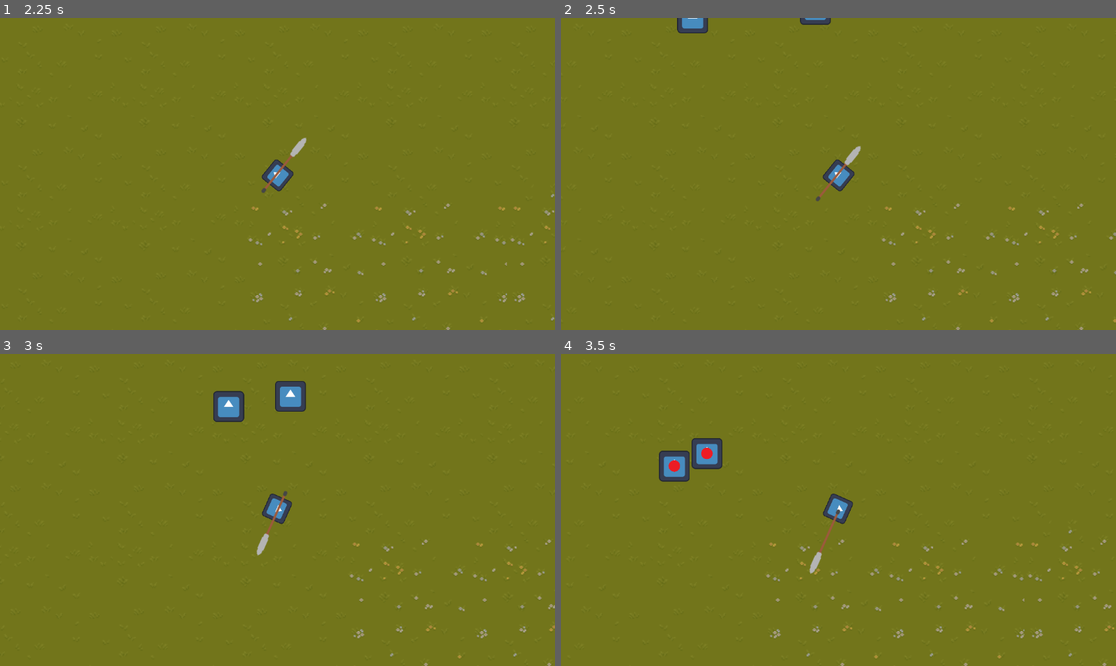
Above: before the commit, frames 1-4 (two rows, left to right).
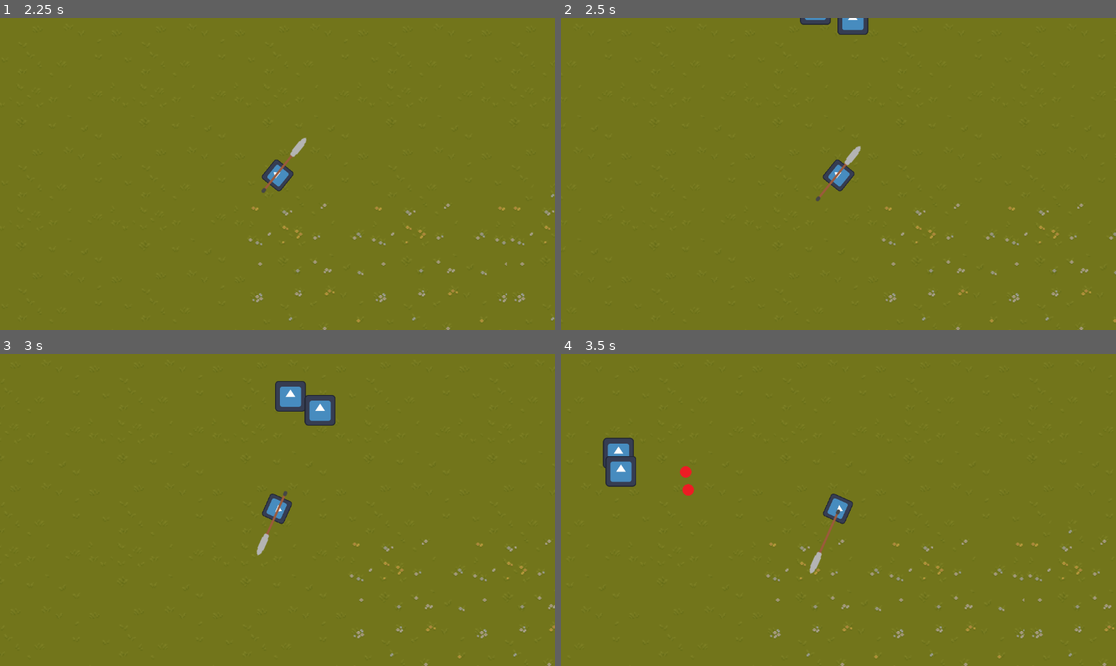
Above: after the commit, the same moments.

Repository: Br1anChau/NextRPG
Game: Godot game, scene res://Scenes/CombatTest.tscn
Two runs of this game, one before a commit and one after it. Both use one fixed random seed, a clock stepped at 60 frames per second and the inputs below. This scene is started directly instead of the project's main scene. The engine's default icon, where the game draws it, is replaced by a stand-in: a white triangle on a blue panel in a dark square.
Inputs (mouse positions are in pixels of both pictures, inside the frame that each line leads up to):
- Up to frame 1 (2.25 s): tap Enter (ui_accept) at 0.5, 0.6, 0.77, 1.07, 1.52, 1.55, 1.82, 2.1 s; move the mouse to (399, 158) at 0.52 s; hold Right (ui_right) 0.53-2.03 s; move the mouse to (166, 189) at 1.27 s; click (166, 189) at 1.35 s; move the mouse to (333, 105) at 2.02 s; hold Left (ui_left) from 2.03 s (still down)
- Up to frame 2 (2.5 s): keep holding Left (ui_left)
- Up to frame 3 (3 s): move the mouse to (249, 572) at 2.77 s; release Left (ui_left) at 2.78 s; hold Right (ui_right) from 2.78 s (still down); click (249, 572) at 2.85 s
- Up to frame 4 (3.5 s): keep holding Right (ui_right); tap Enter (ui_accept) at 3.02, 3.05, 3.32 s

Frame 1 is identical in both runs. In frame 2, 0.6% of the frame differs, in the area x 20-56%, y 0-6%; in frame 3, 1.1%; in frame 4, 2.0%, in the area x 7-30%, y 26-46%.
Error before the commit: Invalid access to property or key 'velocity' on a base object of type 'Area2D (projectile.gd)'. (res://Scripts/Enemy.gd:34)

Commit message:
Work on loading

Diff:
--- a/Scenes/CombatPlayer.tscn
+++ b/Scenes/CombatPlayer.tscn
@@ -8,6 +8,8 @@
 size = Vector2(31, 30)
 
 [node name="CombatPlayer" type="CharacterBody2D"]
+collision_layer = 5
+collision_mask = 5
 script = ExtResource("1_285nn")
 
 [node name="Sprite2D" type="Sprite2D" parent="."]
--- a/Scenes/Enemy.tscn
+++ b/Scenes/Enemy.tscn
@@ -7,6 +7,8 @@
 size = Vector2(32, 34)
 
 [node name="Enemy" type="CharacterBody2D" groups=["enemy"]]
+collision_layer = 0
+collision_mask = 0
 script = ExtResource("1_jrj55")
 
 [node name="CollisionShape2D" type="CollisionShape2D" parent="."]
--- a/Scenes/Spear.tscn
+++ b/Scenes/Spear.tscn
@@ -45,6 +45,8 @@
 [node name="Spear" type="Area2D"]
 position = Vector2(0, -50)
 rotation = 1.5708
+collision_layer = 3
+collision_mask = 3
 
 [node name="CollisionShape2D" type="CollisionShape2D" parent="."]
 shape = SubResource("CapsuleShape2D_eb18s")
--- a/Scenes/projectile.tscn
+++ b/Scenes/projectile.tscn
@@ -1,12 +1,17 @@
-[gd_scene load_steps=4 format=3 uid="uid://c5kwxi82btx18"]
+[gd_scene load_steps=5 format=3 uid="uid://c5kwxi82btx18"]
 
 [ext_resource type="Script" path="res://Scripts/projectile.gd" id="1_d2cx2"]
 [ext_resource type="Texture2D" uid="uid://cge71vvyi1iro" path="res://Images/dangerousBall.png" id="1_n31x7"]
 
 [sub_resource type="CircleShape2D" id="CircleShape2D_w6gh7"]
+radius = 1.0
+
+[sub_resource type="CircleShape2D" id="CircleShape2D_e5cq1"]
 radius = 6.0
 
-[node name="Projectile" type="Area2D"]
+[node name="Projectile" type="CharacterBody2D"]
+collision_layer = 0
+collision_mask = 0
 script = ExtResource("1_d2cx2")
 
 [node name="CollisionShape2D2" type="CollisionShape2D" parent="."]
@@ -16,4 +21,9 @@
 scale = Vector2(0.12, 0.12)
 texture = ExtResource("1_n31x7")
 
-[connection signal="body_entered" from="." to="." method="_on_body_entered"]
+[node name="CharacterBody2D" type="Area2D" parent="."]
+
+[node name="CollisionShape2D" type="CollisionShape2D" parent="CharacterBody2D"]
+shape = SubResource("CircleShape2D_e5cq1")
+
+[connection signal="body_entered" from="CharacterBody2D" to="." method="_on_character_body_2d_body_entered"]
--- a/Scripts/Enemy.gd
+++ b/Scripts/Enemy.gd
@@ -31,5 +31,5 @@
 func _on_timer_timeout():
 	var newBullet = bullet.instantiate()
 	add_child(newBullet)
-	newBullet.velocity = newBullet.velocity.move_toward(playerPosition, 100)
+	newBullet.velocity = newBullet.velocity.move_toward(playerPosition, SPEED)
 	pass # Replace with function body.
--- a/Scripts/projectile.gd
+++ b/Scripts/projectile.gd
@@ -1,35 +1,23 @@
-extends Area2D
+extends CharacterBody2D
 
 
-#const SPEED = 300.0
-#const JUMP_VELOCITY = -400.0
+const SPEED = 300.0
+const JUMP_VELOCITY = -400.0
 #
 ## Get the gravity from the project settings to be synced with RigidBody nodes.
 #var gravity = ProjectSettings.get_setting("physics/2d/default_gravity")
 
 
-#func _physics_process(delta):
-#	# Add the gravity.
-#	if not is_on_floor():
-#		velocity.y += gravity * delta
-#
-#	# Handle Jump.
-#	if Input.is_action_just_pressed("ui_accept") and is_on_floor():
-#		velocity.y = JUMP_VELOCITY
-#
-#	# Get the input direction and handle the movement/deceleration.
-#	# As good practice, you should replace UI actions with custom gameplay actions.
-#	var direction = Input.get_axis("ui_left", "ui_right")
-#	if direction:
-#		velocity.x = direction * SPEED
-#	else:
-#		velocity.x = move_toward(velocity.x, 0, SPEED)
-#
-#	move_and_slide()
+func _physics_process(delta):
+
+	# Get the input direction and handle the movement/deceleration.
+	# As good practice, you should replace UI actions with custom gameplay actions.
+	move_and_slide()
 
 
-
-func _on_body_entered(body):
+func _on_character_body_2d_body_entered(body):
+	print("Hitting")
 	if(body.name == "CombatPlayer"):
 		Global.health = Global.health - 1
+		self.free()
 	pass # Replace with function body.
